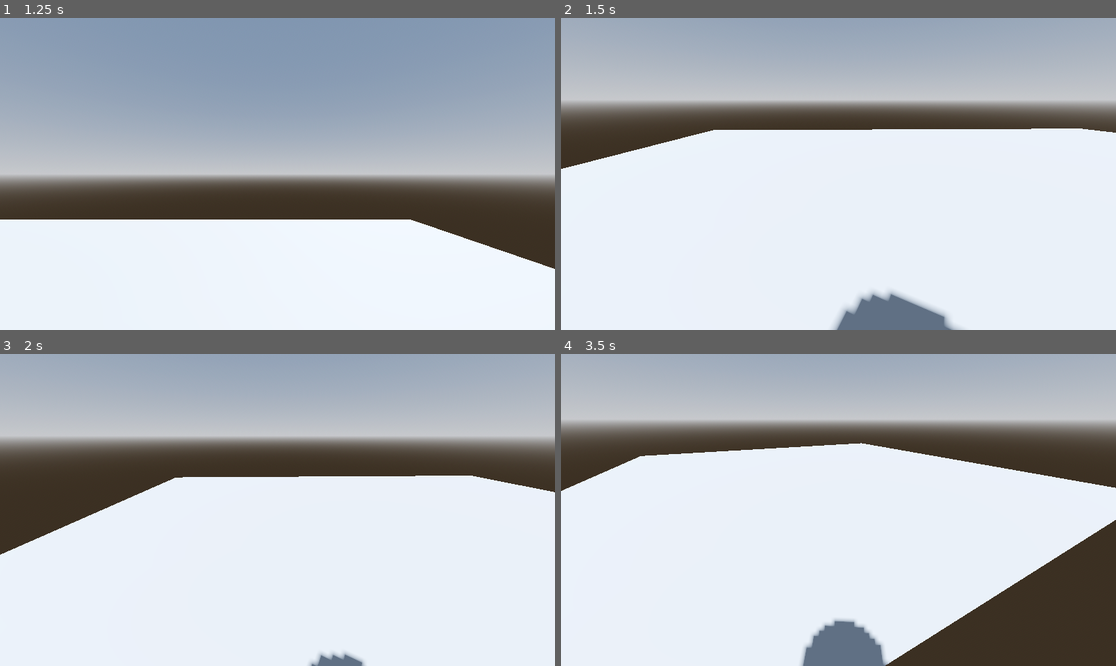
Above: before the commit, frames 1-4 (two rows, left to right).
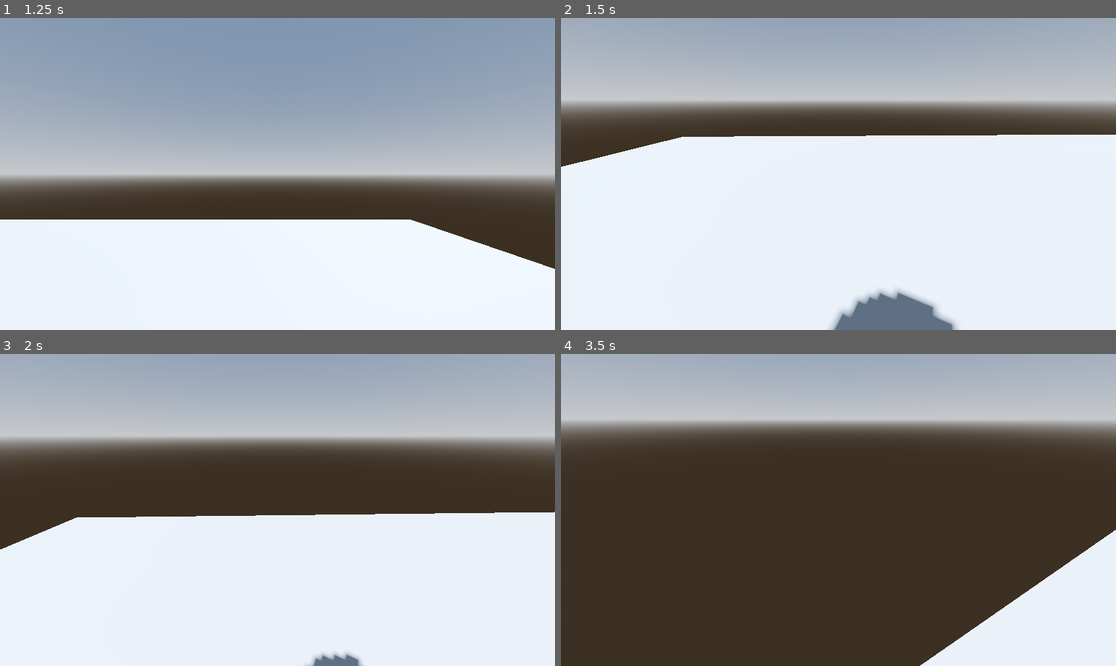
Above: after the commit, the same moments.

Repository: qdanq/Battle-duo
Game: Godot game, scene res://node_3d.tscn
Two runs of this game, one before a commit and one after it. Both use one fixed random seed, a clock stepped at 60 frames per second and the inputs below.
Inputs (mouse positions are in pixels of both pictures, inside the frame that each line leads up to):
- Up to frame 1 (1.25 s): tap Enter (ui_accept) at 0.5, 0.77 s; move the mouse to (399, 158) at 0.52 s; hold D (Right) from 0.53 s (still down); click (399, 158) at 0.67 s
- Up to frame 2 (1.5 s): move the mouse to (810, 174) at 1.27 s; release D (Right) at 1.28 s; hold W (Up) from 1.28 s (still down)
- Up to frame 3 (2 s): keep holding W (Up); tap Enter (ui_accept) at 1.52 s
- Up to frame 4 (3.5 s): keep holding W (Up); move the mouse to (849, 503) at 2.02 s; move the mouse to (832, 516) at 2.77 s; tap Enter (ui_accept) at 3.02 s

Frame 1 is identical in both runs. In frame 2, 2.0% of the frame differs, in the area x 0-100%, y 35-100%; in frame 3, 9.2%; in frame 4, 64%, in the area x 0-100%, y 28-100%.

Commit message:
Connect camera to key movement.

Diff:
--- a/CharacterBody3D.gd
+++ b/CharacterBody3D.gd
@@ -32,7 +32,7 @@
 	# Get the input direction and handle the movement/deceleration.
 	# As good practice, you should replace UI actions with custom gameplay actions.
 	var input_dir = Input.get_vector("Left", "Right", "Up", "Down")
-	var direction = (transform.basis * Vector3(input_dir.x, 0, input_dir.y)).normalized()
+	var direction = (neck.transform.basis * Vector3(input_dir.x, 0, input_dir.y)).normalized()
 	if direction:
 		velocity.x = direction.x * SPEED
 		velocity.z = direction.z * SPEED
